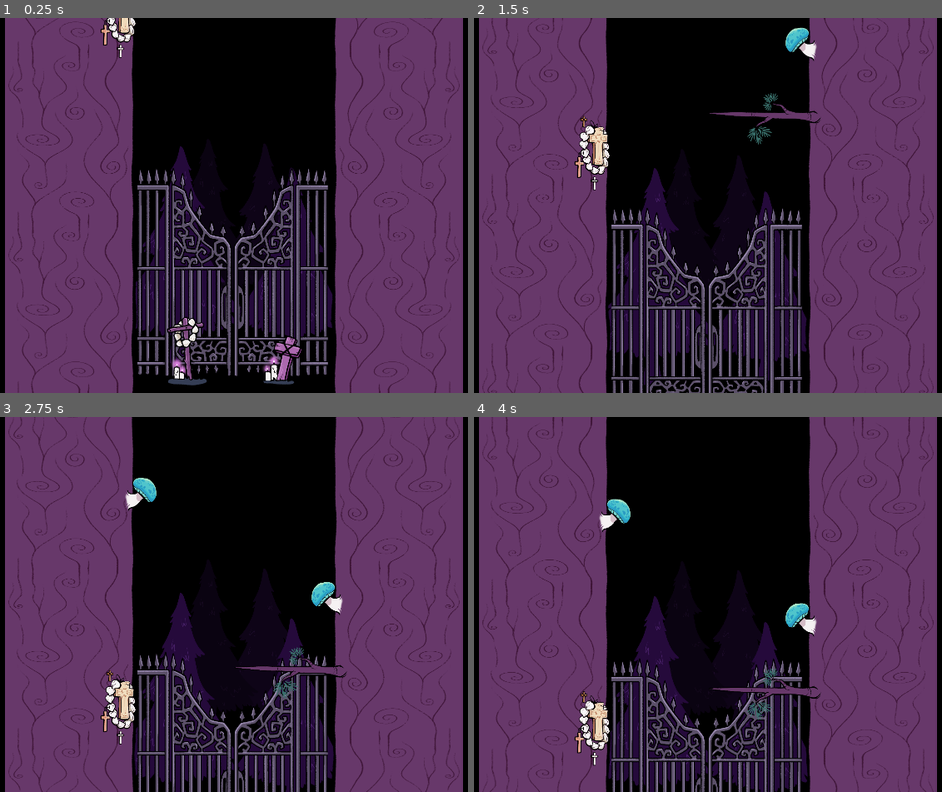
Above: before the commit, frames 1-4 (two rows, left to right).
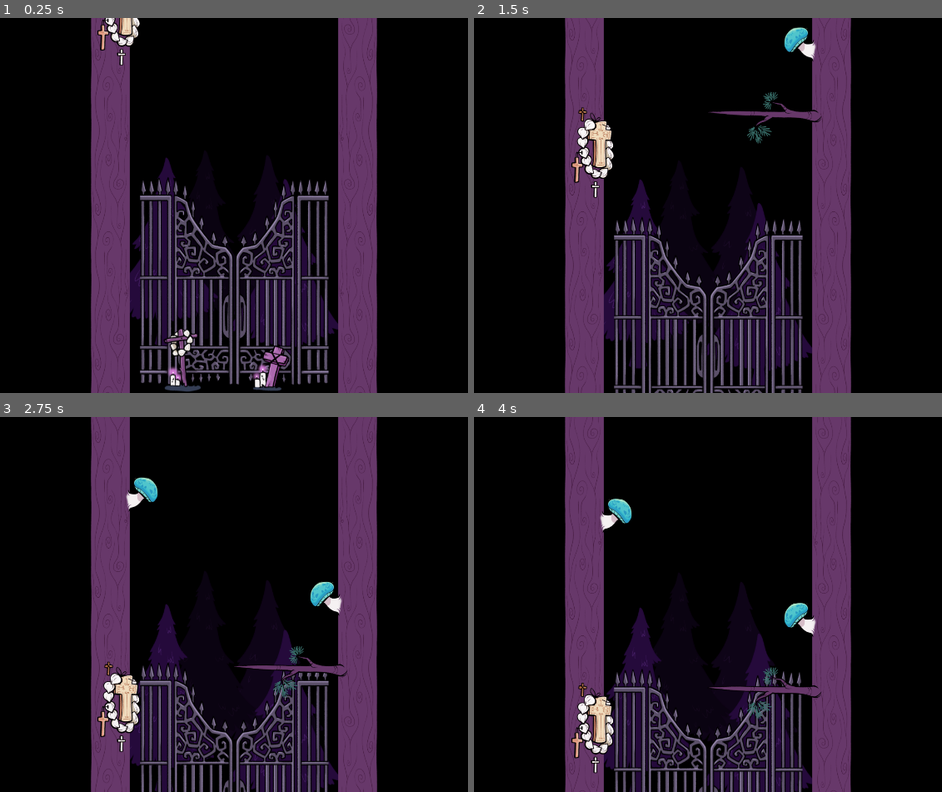
Above: after the commit, the same moments.

Repository: 100-Devs-1-Game/BabyBatClimber
Game: Godot game, scene res://level.tscn
Two runs of this game, one before a commit and one after it. Both use one fixed random seed, a clock stepped at 60 frames per second and the inputs below.
Inputs:
- Up to frame 1 (0.25 s): no input
- Up to frame 2 (1.5 s): tap Enter at 0.5 s; hold W (climb) 0.53-1.28 s; tap Space (jump) at 0.77 s; tap W (climb) at 1.35 s
- Up to frame 3 (2.75 s): tap Space (jump) at 1.52 s; hold W (climb) from 2.03 s (still down)
- Up to frame 4 (4 s): release W (climb) at 2.78 s; tap W (climb) at 2.85 s; tap Space (jump) at 3.02, 3.5, 3.77 s; hold W (climb) from 3.53 s (still down)

The runs differ from the first frame. In frame 1, 54% of the frame differs, in the area x 1-99%, y 0-100%; in frame 2, 53%; in frame 3, 50%; in frame 4, 50%.

Commit message:
Update asset scale

Diff:
--- a/src/background/background.tscn
+++ b/src/background/background.tscn
@@ -19,13 +19,13 @@
 anchor_top = 1.0
 anchor_right = 0.5
 anchor_bottom = 1.0
-offset_left = -47.0
-offset_top = -723.0
-offset_right = 727.0
-offset_bottom = 568.0
+offset_left = -64.0
+offset_top = -690.0
+offset_right = 173.0
+offset_bottom = -299.0
 grow_horizontal = 2
 grow_vertical = 0
-scale = Vector2(0.357306, 0.357306)
+scale = Vector2(1.4, 1.4)
 texture = ExtResource("2_gjjrj")
 stretch_mode = 2
 script = ExtResource("3_vvxqx")
@@ -38,13 +38,13 @@
 anchor_top = 1.0
 anchor_right = 0.5
 anchor_bottom = 1.0
-offset_left = -227.0
-offset_top = -737.0
-offset_right = 514.0
-offset_bottom = 563.0
+offset_left = -244.0
+offset_top = -704.0
+offset_right = -17.0
+offset_bottom = -309.0
 grow_horizontal = 2
 grow_vertical = 0
-scale = Vector2(0.403415, 0.403415)
+scale = Vector2(1.4, 1.4)
 texture = ExtResource("4_cdpnt")
 stretch_mode = 2
 script = ExtResource("3_vvxqx")
@@ -56,13 +56,13 @@
 anchor_top = 1.0
 anchor_right = 0.5
 anchor_bottom = 1.0
-offset_left = 4.0
-offset_top = -654.0
-offset_right = 778.0
-offset_bottom = 637.0
+offset_left = -13.0
+offset_top = -621.0
+offset_right = 224.0
+offset_bottom = -230.0
 grow_horizontal = 2
 grow_vertical = 0
-scale = Vector2(0.429832, 0.429832)
+scale = Vector2(1.4, 1.4)
 texture = ExtResource("2_gjjrj")
 stretch_mode = 2
 script = ExtResource("3_vvxqx")
@@ -74,13 +74,13 @@
 anchor_top = 1.0
 anchor_right = 0.5
 anchor_bottom = 1.0
-offset_left = -338.0
-offset_top = -716.0
-offset_right = 403.0
-offset_bottom = 584.0
+offset_left = -355.0
+offset_top = -683.0
+offset_right = -128.0
+offset_bottom = -288.0
 grow_horizontal = 2
 grow_vertical = 0
-scale = Vector2(0.490824, 0.490824)
+scale = Vector2(1.4, 1.4)
 texture = ExtResource("4_cdpnt")
 stretch_mode = 2
 script = ExtResource("3_vvxqx")
@@ -92,13 +92,13 @@
 anchor_top = 1.0
 anchor_right = 0.5
 anchor_bottom = 1.0
-offset_left = -287.0
-offset_top = -662.0
-offset_right = 1029.0
-offset_bottom = 806.0
+offset_left = -279.0
+offset_top = -631.0
+offset_right = 121.0
+offset_bottom = -185.0
 grow_horizontal = 2
 grow_vertical = 0
-scale = Vector2(0.43, 0.43)
+scale = Vector2(1.4, 1.4)
 texture = ExtResource("5_8u6ia")
 stretch_mode = 2
 script = ExtResource("3_vvxqx")
@@ -110,13 +110,13 @@
 anchor_top = 1.0
 anchor_right = 0.5
 anchor_bottom = 1.0
-offset_left = -194.0
-offset_top = -221.0
-offset_right = 660.0
-offset_bottom = 217.0
+offset_left = -203.0
+offset_top = -188.0
+offset_right = 58.0
+offset_bottom = -54.0
 grow_horizontal = 2
 grow_vertical = 0
-scale = Vector2(0.46, 0.46)
+scale = Vector2(1.4, 1.4)
 texture = ExtResource("6_6i7po")
 stretch_mode = 2
 script = ExtResource("3_vvxqx")
--- a/src/level.tscn
+++ b/src/level.tscn
@@ -18,13 +18,13 @@
 [node name="Right Sprite" type="Sprite2D" parent="."]
 texture_repeat = 2
 material = ExtResource("2_8cye3")
-position = Vector2(962, 346)
+position = Vector2(460, 474)
 texture = ExtResource("2_i2t4f")
 
 [node name="Left Sprite" type="Sprite2D" parent="."]
 texture_repeat = 2
 material = ExtResource("2_8cye3")
-position = Vector2(958, 346)
+position = Vector2(1460, 474)
 texture = ExtResource("2_i2t4f")
 flip_h = true
 
--- a/src/objects/scenes/branch_object.tscn
+++ b/src/objects/scenes/branch_object.tscn
@@ -11,7 +11,6 @@
 
 [node name="Sprite2D" type="Sprite2D" parent="."]
 position = Vector2(-136, 9)
-scale = Vector2(0.3, 0.3)
 texture = ExtResource("2_4hbeo")
 
 [node name="Area2D" type="Area2D" parent="."]
--- a/src/objects/scenes/crosses.tscn
+++ b/src/objects/scenes/crosses.tscn
@@ -5,14 +5,13 @@
 [ext_resource type="PackedScene" uid="uid://cjqe8mfxditgi" path="res://objects/kill_area.tscn" id="2_agih1"]
 
 [sub_resource type="RectangleShape2D" id="RectangleShape2D_ahj2b"]
-size = Vector2(20, 140)
+size = Vector2(20, 170)
 
 [node name="Crosses" type="Node2D"]
 script = ExtResource("1_ahj2b")
 
 [node name="Sprite2D" type="Sprite2D" parent="."]
 position = Vector2(33, 7)
-scale = Vector2(0.25, 0.25)
 texture = ExtResource("1_8ewkb")
 
 [node name="Area2D" parent="." instance=ExtResource("2_agih1")]
--- a/src/objects/scenes/mushroom_object.tscn
+++ b/src/objects/scenes/mushroom_object.tscn
@@ -11,7 +11,6 @@
 
 [node name="Sprite2D" type="Sprite2D" parent="."]
 position = Vector2(-31, -5)
-scale = Vector2(0.3, 0.3)
 texture = ExtResource("2_xx01a")
 
 [node name="Area2D" type="Area2D" parent="."]
--- a/src/shader/level_side.gdshader
+++ b/src/shader/level_side.gdshader
@@ -1,9 +1,11 @@
 shader_type canvas_item;
 
 uniform float height;
+uniform float height_factor= 3.0;
+
 
 void fragment() {
     vec2 uv = UV;
-    uv.y = uv.y * 3.0 + height * 3.0;
+    uv.y = uv.y + height * height_factor;
     COLOR = texture(TEXTURE, uv);
 }
--- a/src/shader/level_side_shader_material.tres
+++ b/src/shader/level_side_shader_material.tres
@@ -5,3 +5,4 @@
 [resource]
 shader = ExtResource("1_wutx5")
 shader_parameter/height = 0.0
+shader_parameter/height_factor = 1.119
Binary file changed: src/assets/art/background/floor.png
Binary file changed: src/assets/art/background/gate.png
Binary file changed: src/assets/art/background/tree_1.png
Binary file changed: src/assets/art/background/tree_2.png
Binary file changed: src/assets/art/fixed/level_side.png
Binary file changed: src/assets/art/level_objects/branch.png
Binary file changed: src/assets/art/level_objects/crosses.png
Binary file changed: src/assets/art/level_objects/mushroom.png
